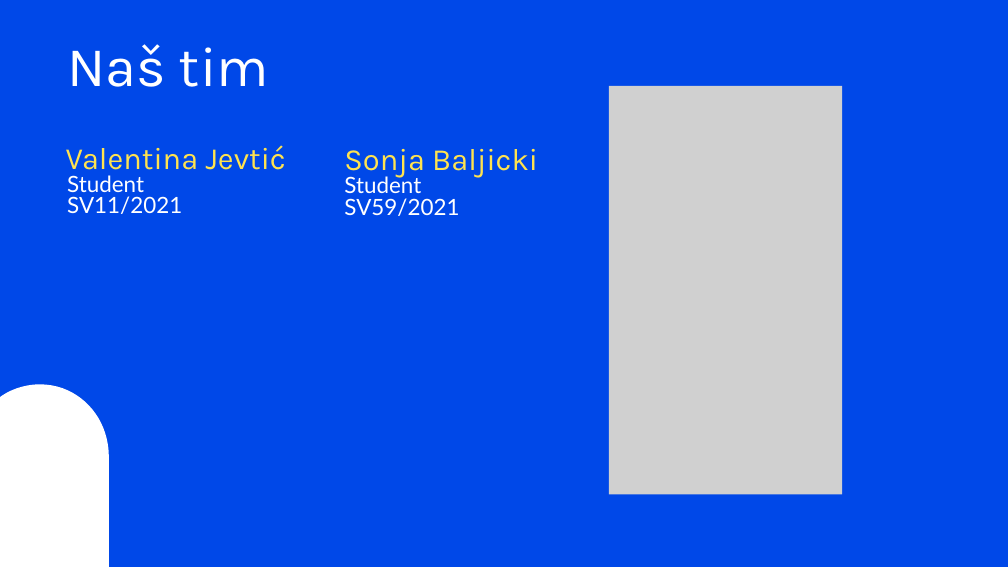
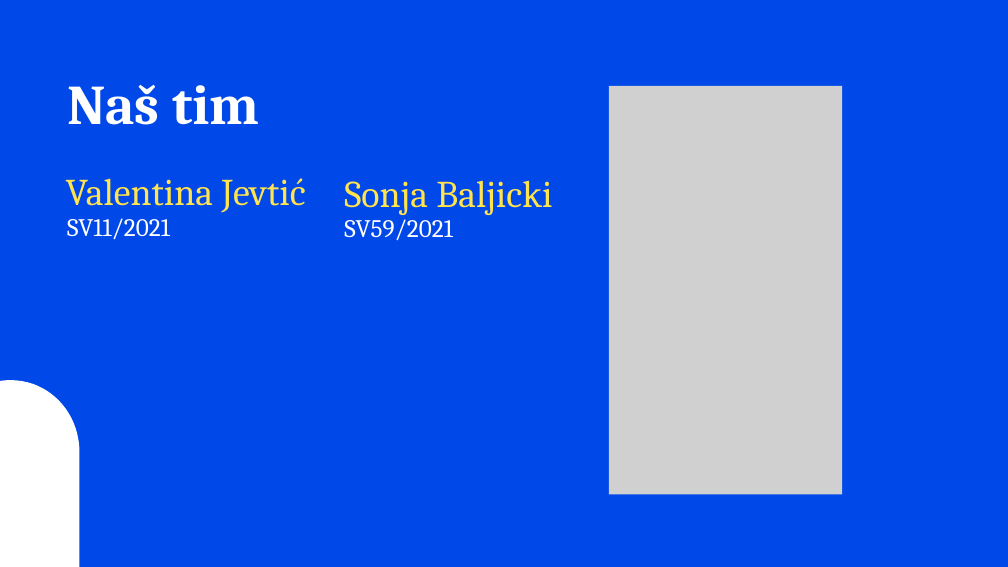
Before and after one commit to SonjaBaljicki/fake-news-detection, a slide deck: slide 12 of Fake-news-detection.pptx. Drawn at 1008x567 pixels with LibreOffice and Linux fonts; fonts in the diff are those of the drawing; grey boxes stand for pictures. Boxes give left, top, right and bottom in pixels: in the first picture for what was removed or moved away, otherwise in the second. Text is boxed around its words. In the diff, an @@ line names an element or a change of style, - is before the commit and + after.

```diff
--- a/Fake-news-detection.pptx
+++ b/Fake-news-detection.pptx
@@ text "Naš tim": place and size @@
-text "Naš tim" at bbox=[67, 44, 269, 87]
+text "Naš tim" at bbox=[67, 85, 260, 125]
@@ text "Naš tim" at bbox=[67, 85, 260, 125]: font Karla to Cambria, bold on @@
@@ text "Valentina Jevtić": place and size @@
-text "Valentina Jevtić" at bbox=[66, 145, 286, 177]
+text "Valentina Jevtić" at bbox=[66, 178, 306, 213]
@@ text "Valentina Jevtić" at bbox=[66, 178, 306, 213]: size 44 to 54 pt, font Karla to Cambria @@
@@ text "Sonja Baljicki" at bbox=[344, 180, 552, 215]: size 44 to 54 pt, font Karla to Cambria @@
@@ text "Sonja Baljicki": place and size @@
-text "Sonja Baljicki" at bbox=[344, 149, 538, 178]
+text "Sonja Baljicki" at bbox=[344, 180, 552, 215]
@@ text at bbox=[67, 218, 170, 240]: text changed; size 32 to 36 pt; font Lato to Cambria @@
-Student
-SV11/2021
+SV11/2021
@@ text at bbox=[344, 214, 453, 241]: text changed; size 32 to 36 pt; font Lato to Cambria @@
-Student
-SV59/2021
+SV59/2021
@@ freeform shape: place and size @@
-freeform shape at bbox=[0, 384, 109, 567]
+freeform shape at bbox=[0, 380, 79, 567]
```
Also in this commit, not shown: 11 other slides changed, 6 other files.
